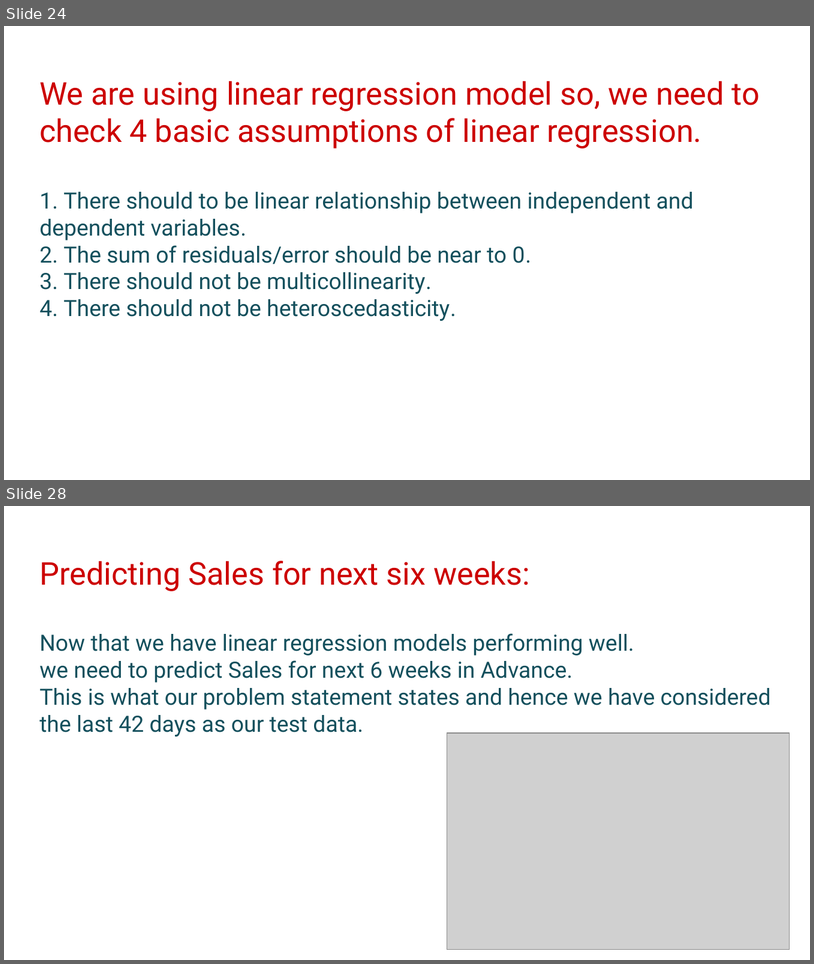
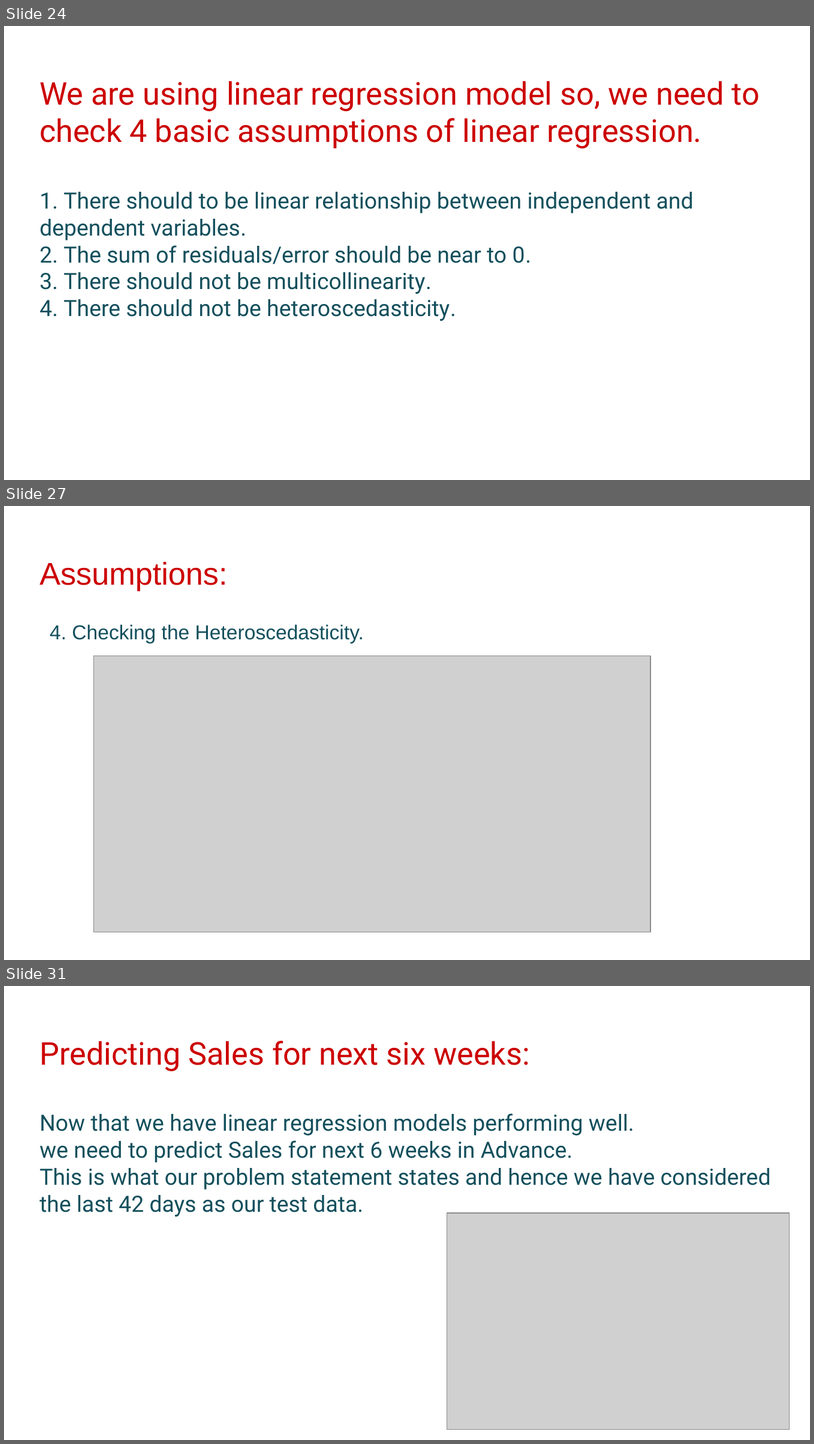
Before and after one commit to hrithikwel8/Rossmann_Sales_Prediction, a slide deck: Rossmann_Sales_Prediction_ppt.pptx. Shown one above the other, each under a label of ours: slides 24 and 28 before the commit, slides 24, 27 and 31 after it; the slides between them are not shown. The pictures are 814x964 and 814x1444 pixels, drawn with LibreOffice and Linux fonts; fonts in the diff are those of the drawing; grey boxes stand for pictures; background and template pictures are left out. Boxes give left, top, right and bottom in pixels: in the first picture for what was removed or moved away, otherwise in the second. Text is boxed around its words. In the diff, an @@ line names an element or a change of style, - is before the commit and + after.

```diff
--- a/Rossmann_Sales_Prediction_ppt.pptx
+++ b/Rossmann_Sales_Prediction_ppt.pptx
@@ slide 27 added at (x1=4, y1=506, x2=810, y2=960), background #FFFFFF @@
@@ title added at (x1=39, y1=562, x2=227, y2=591), 28 pt, text #CC0000 @@
+Assumptions:
@@ text added at (x1=50, y1=624, x2=364, y2=643), 18 pt, text #134F5C @@
+4. Checking the Heteroscedasticity.
@@ picture added at (x1=93, y1=655, x2=651, y2=931) @@
@@ what was slide 28 is now slide 31 @@
```
Also in this commit, not shown: 3 slides changed, 6 other slides added, 3 slides removed.
